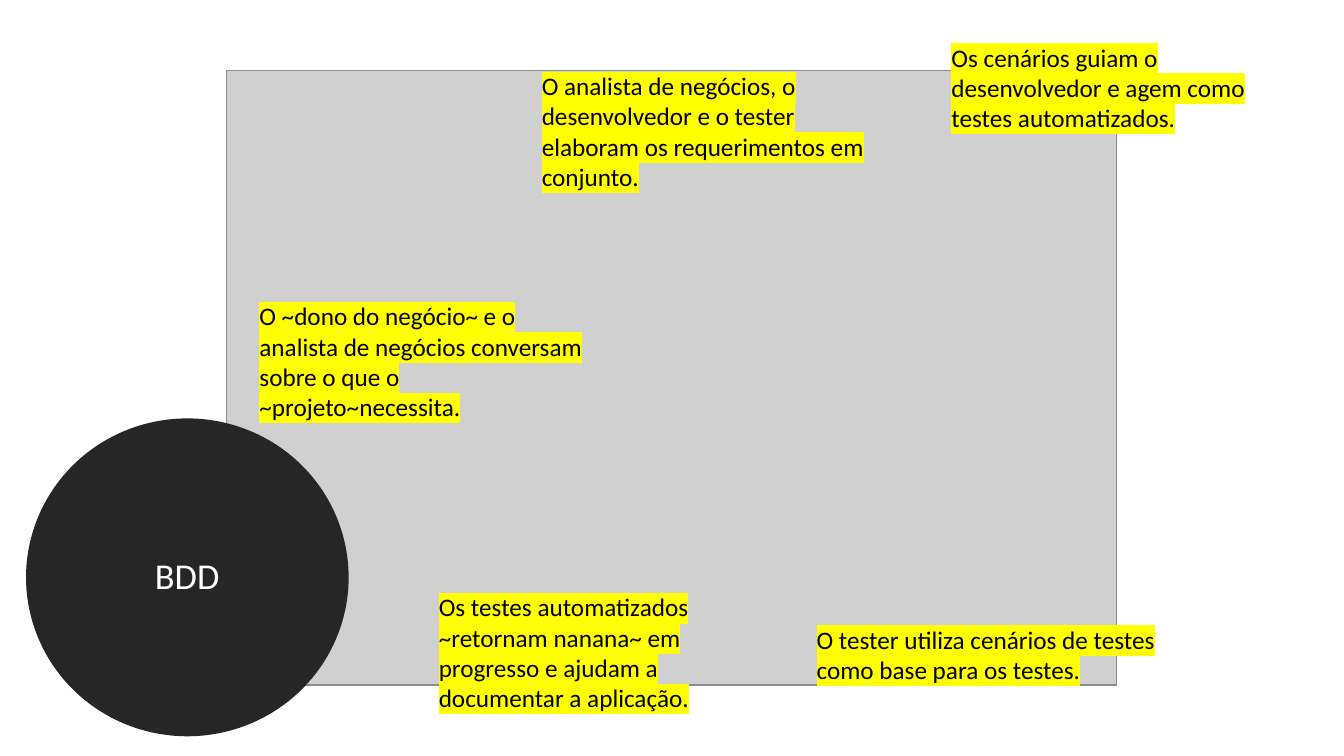
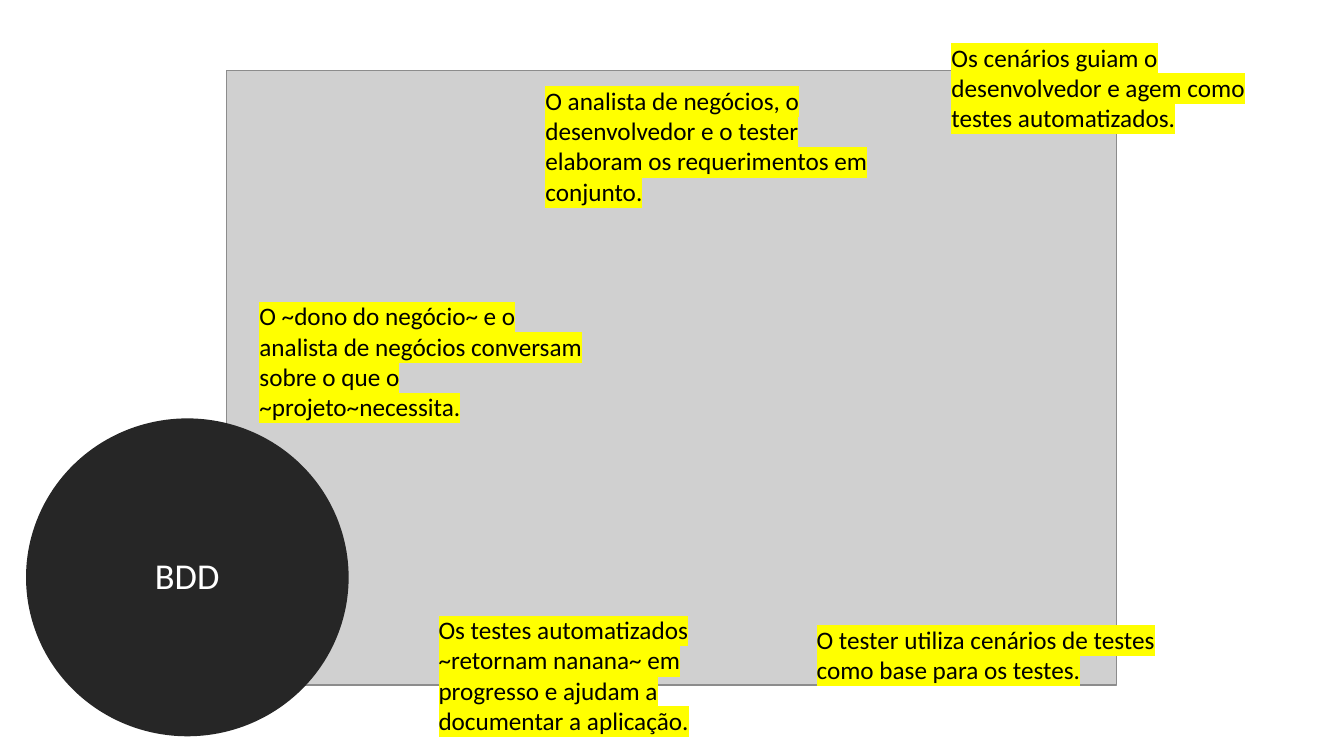
Before and after one commit to feevars/fatec4SEM, a slide deck: slide 4 of 2SEM/IES100 - Engenharia de Software I/BDD - Behavior Driven Development/apresentacao-oficial_BDD.pptx. Drawn at 1344x756 pixels with LibreOffice and Linux fonts; fonts in the diff are those of the drawing; grey boxes stand for pictures. Boxes give left, top, right and bottom in pixels: in the first picture for what was removed or moved away, otherwise in the second. Text is boxed around its words. In the diff, an @@ line names an element or a change of style, - is before the commit and + after.

```diff
--- a/2SEM/IES100 - Engenharia de Software I/BDD - Behavior Driven Development/apresentacao-oficial_BDD.pptx
+++ b/2SEM/IES100 - Engenharia de Software I/BDD - Behavior Driven Development/apresentacao-oficial_BDD.pptx
@@ text "O analista de negócios, o ...": place and size @@
-text "O analista de negócios, o ..." at bbox=[542, 77, 864, 191]
+text "O analista de negócios, o ..." at bbox=[545, 92, 867, 206]
@@ text "Os testes automatizados ~retornam nanana~ ...": place and size @@
-text "Os testes automatizados ~retornam nanana~ ..." at bbox=[439, 596, 689, 712]
+text "Os testes automatizados ~retornam nanana~ ..." at bbox=[439, 621, 689, 735]
```
Also in this commit, not shown: 6 other slides changed, 1 slide added, 1 slide removed.
